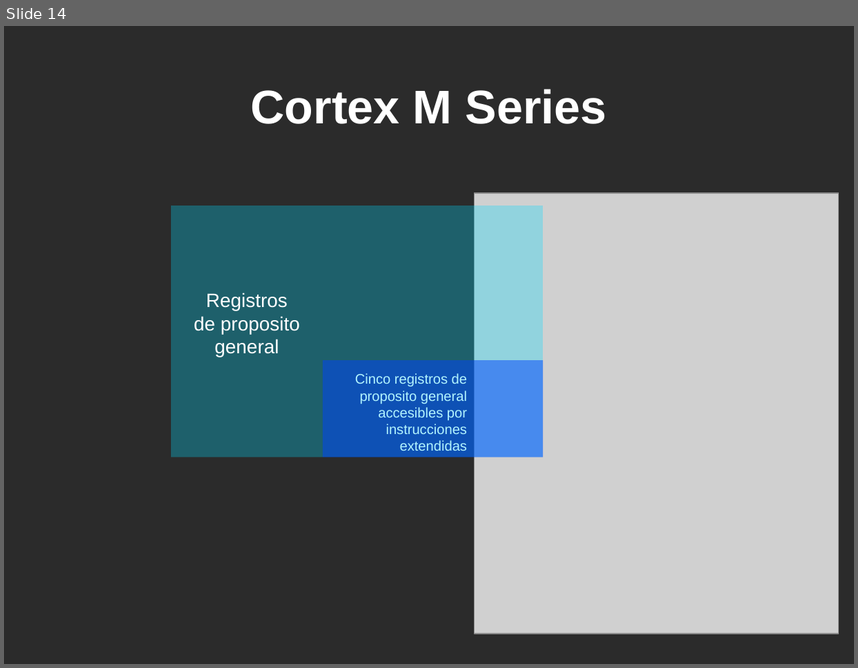
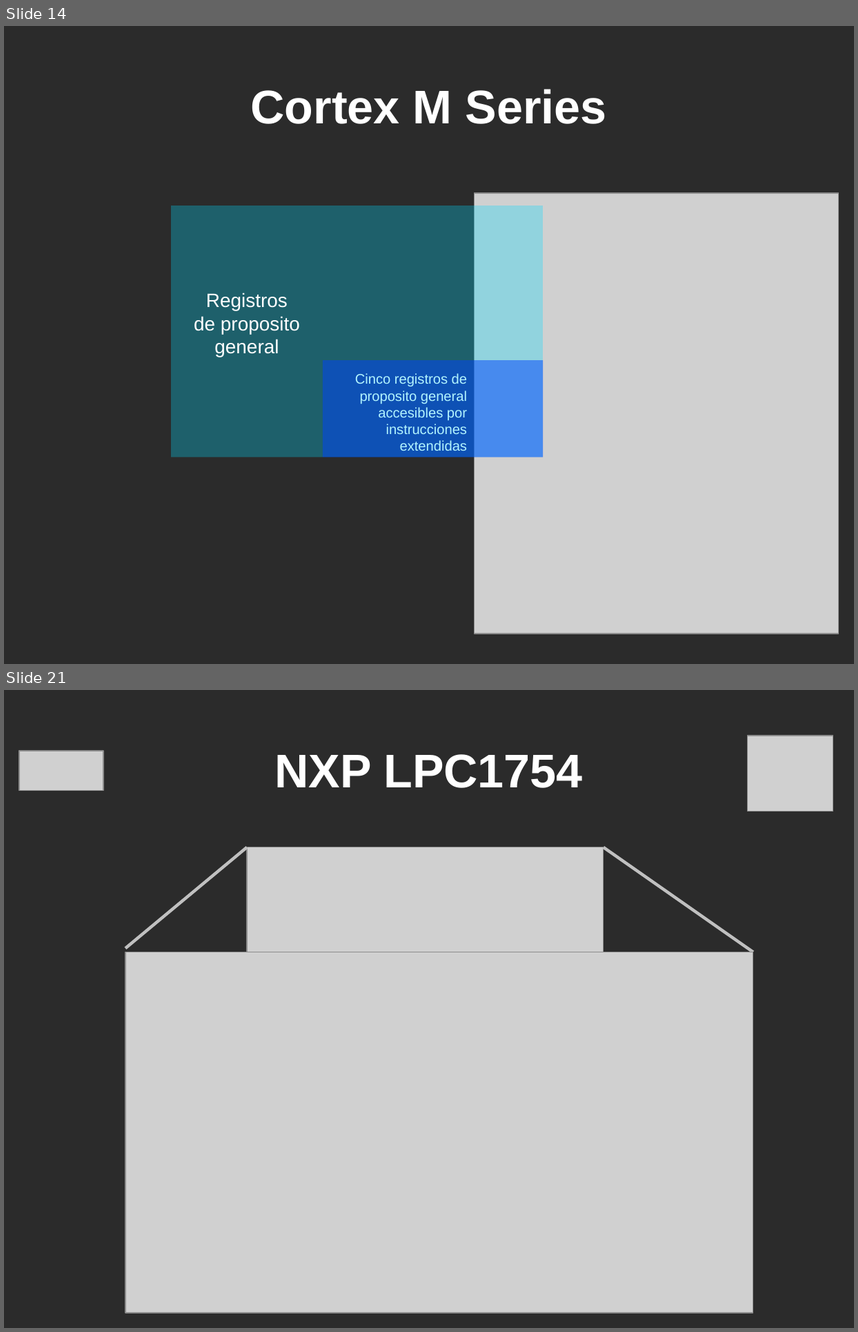
Before and after one commit to martinribelotta/curso_cm3_2011_docs, a slide deck: Curso Cortex M3 UTN.odp. Shown one above the other, each under a label of ours: slide 14 before the commit, slides 14 and 21 after it; the slides between them are not shown. The pictures are 858x668 and 858x1332 pixels, drawn with LibreOffice and Linux fonts; fonts in the diff are those of the drawing; grey boxes stand for pictures; background and template pictures are left out; a plain dark background stands for a picture behind light text. Boxes give left, top, right and bottom in pixels: in the first picture for what was removed or moved away, otherwise in the second. Text is boxed around its words. In the diff, an @@ line names an element or a change of style, - is before the commit and + after.

```diff
--- a/Curso Cortex M3 UTN.odp
+++ b/Curso Cortex M3 UTN.odp
@@ slide 21 added at [4, 690, 854, 1328], background picture (left out) @@
@@ picture added at [19, 751, 103, 791] @@
@@ picture added at [749, 736, 834, 811] @@
@@ title added at [274, 754, 582, 788], 44 pt, text #FFFFFF, bold @@
+NXP LPC1754
@@ line added from (247, 847) to (125, 949), #C0C0C0 2.83 pt @@
@@ picture added at [247, 847, 604, 1267] @@
@@ line added from (754, 952) to (604, 847), #C0C0C0 2.83 pt @@
@@ picture added at [125, 952, 753, 1313] @@
```
Also in this commit, not shown: 4 slides changed, 19 other slides added, 1 slide removed.
